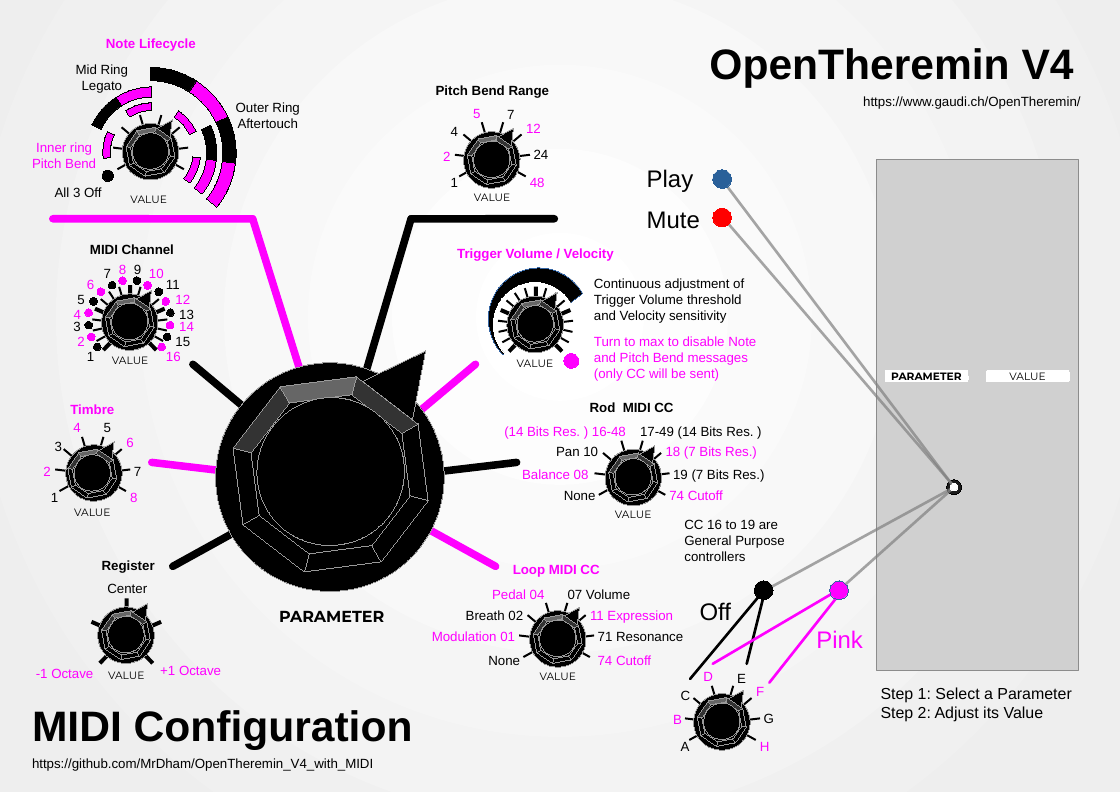
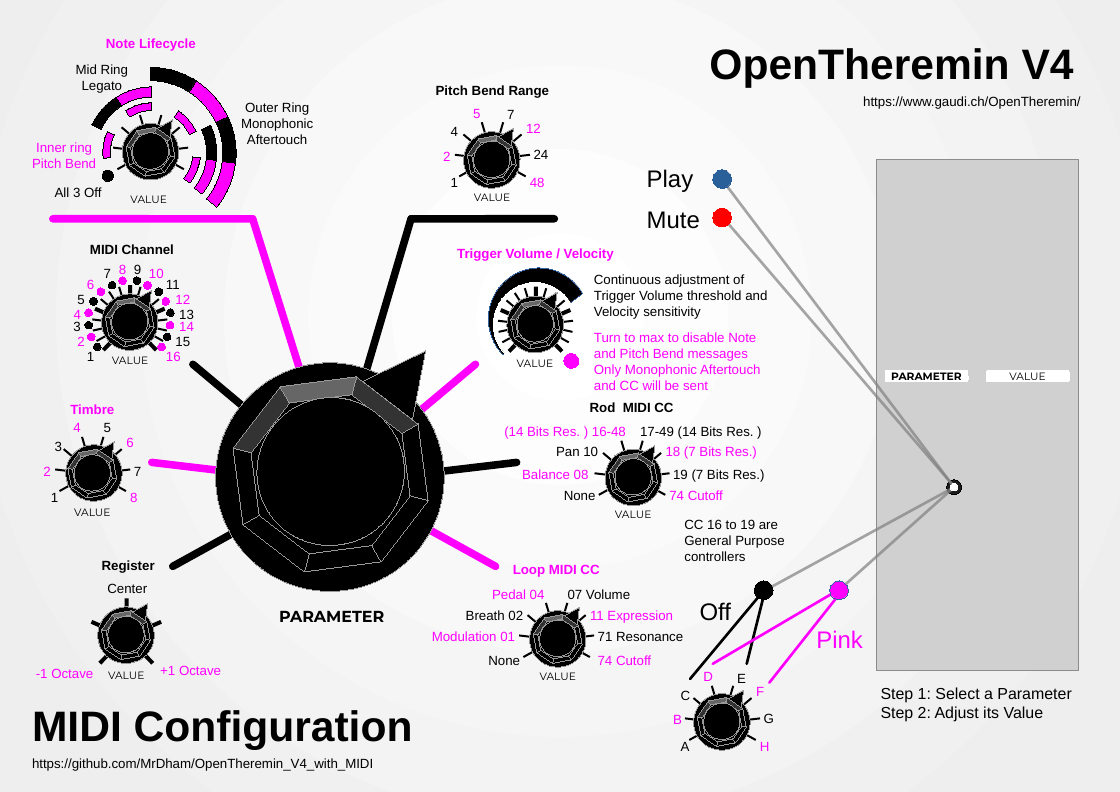
Before and after one commit to MrDham/OpenTheremin_V4_with_MIDI, a slide deck: slide 1 of Antiseche open theremin PnB.odp. Drawn at 1120x792 pixels with LibreOffice and Linux fonts; fonts in the diff are those of the drawing; grey boxes stand for pictures. Boxes give left, top, right and bottom in pixels: in the first picture for what was removed or moved away, otherwise in the second. Text is boxed around its words. In the diff, an @@ line names an element or a change of style, - is before the commit and + after.

```diff
--- a/Antiseche open theremin PnB.odp
+++ b/Antiseche open theremin PnB.odp
@@ text at box(241, 118, 313, 144): text changed @@
-Aftertouch
+Monophonic Aftertouch
@@ text "Continuous adjustment of Trigger Volume ..." rewrapped from box(594, 278, 744, 323) to box(594, 274, 767, 319) @@
@@ text at box(594, 364, 760, 390): text changed @@
-(only CC will be sent)
+Only Monophonic Aftertouch and CC will be sent
```
Also in this commit, not shown: 1 other file.
